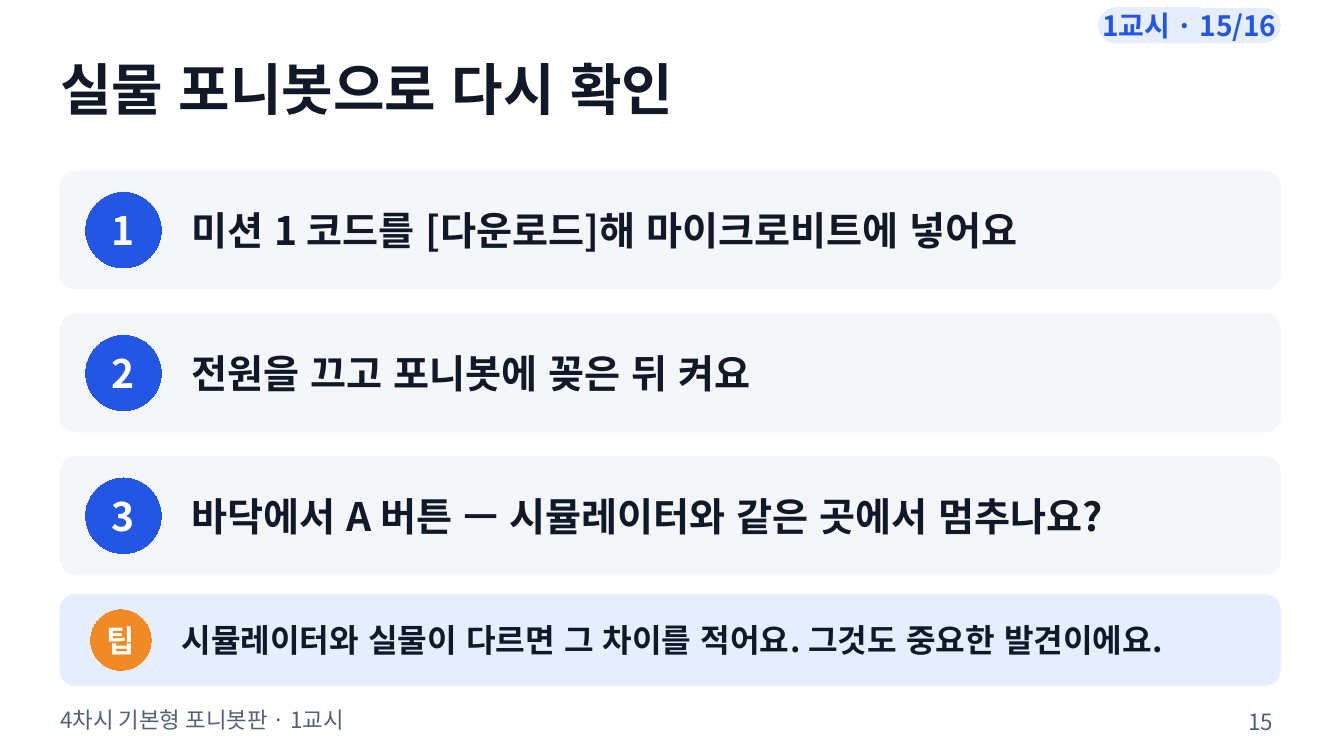
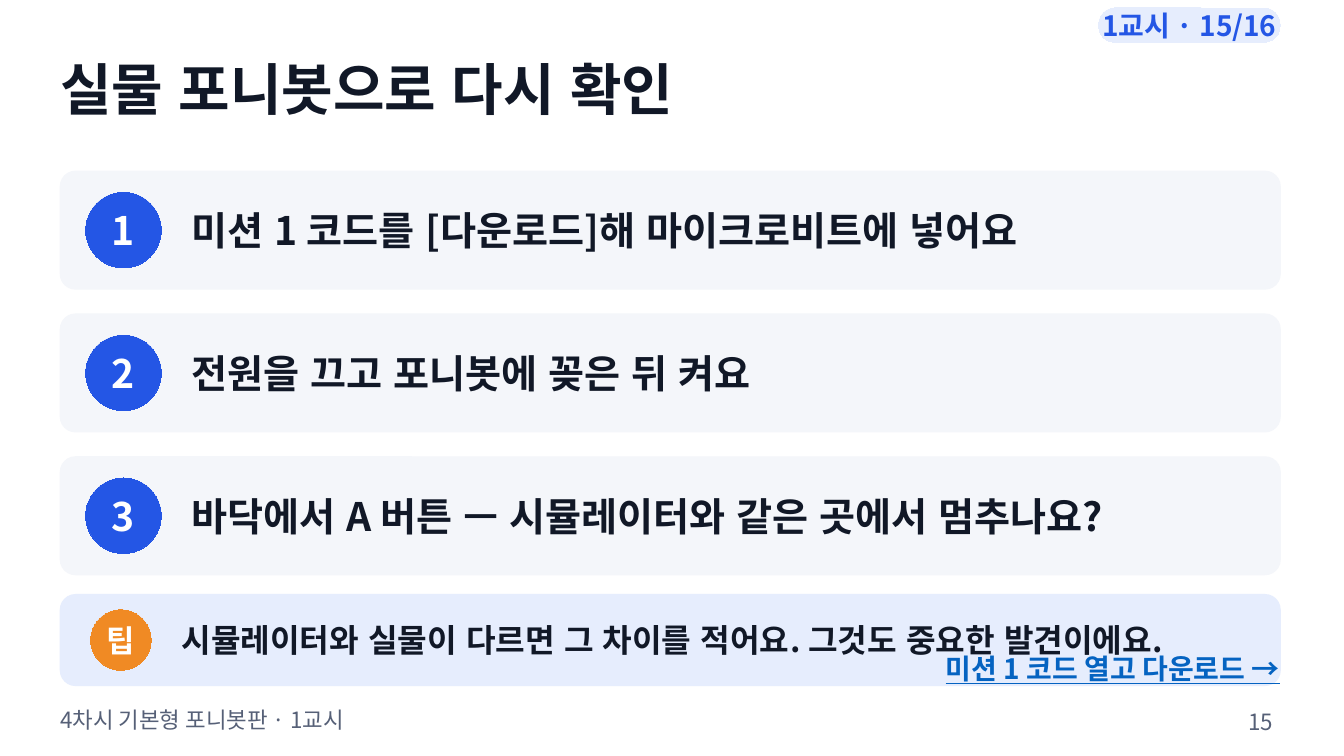
Before and after one commit to boundaryx01-uniquelife/microbit, a slide deck: slide 15 of bridge/ponybot/materials/포니봇_4차시_기본형/ponybot_4차시_수업슬라이드.pptx. Drawn at 1344x756 pixels with LibreOffice and Linux fonts; fonts in the diff are those of the drawing. Boxes give left, top, right and bottom in pixels: in the first picture for what was removed or moved away, otherwise in the second. Text is boxed around its words. In the diff, an @@ line names an element or a change of style, - is before the commit and + after.

```diff
--- a/bridge/ponybot/materials/포니봇_4차시_기본형/ponybot_4차시_수업슬라이드.pptx
+++ b/bridge/ponybot/materials/포니봇_4차시_기본형/ponybot_4차시_수업슬라이드.pptx
@@ text added at bbox=[946, 651, 1245, 684], 20 pt, text #0563C1, bold, underline @@
+미션 1 코드 열고 다운로드 →
```
Also in this commit, not shown: 9 other slides changed, 17 other files.
